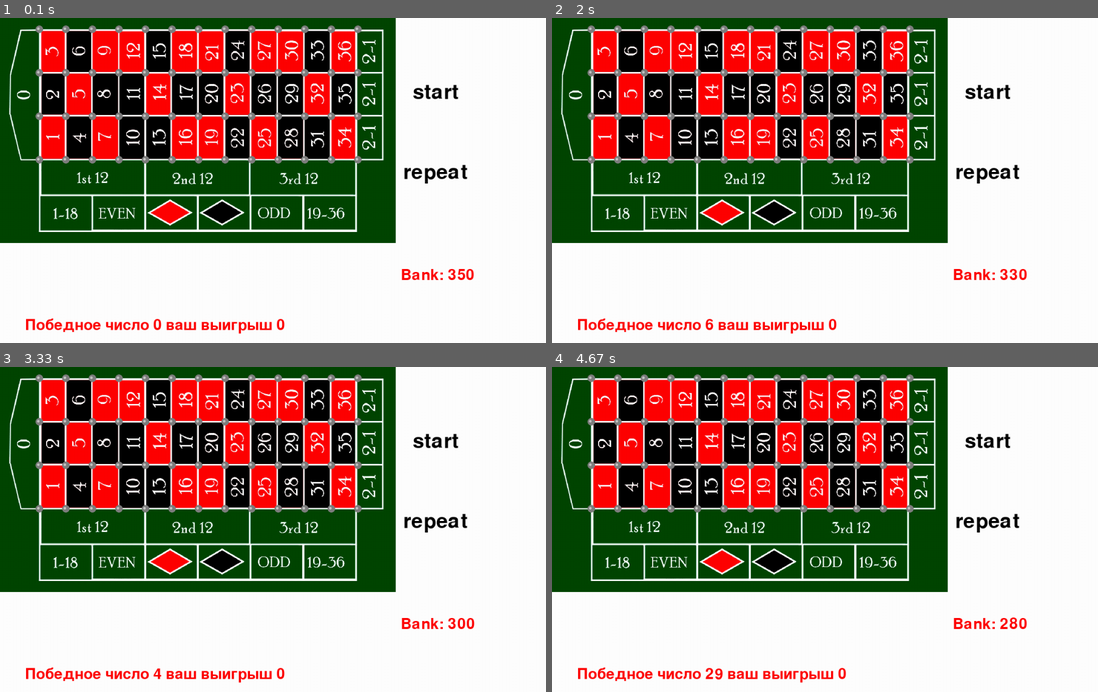
Above: before the commit, frames 1-4 (two rows, left to right).
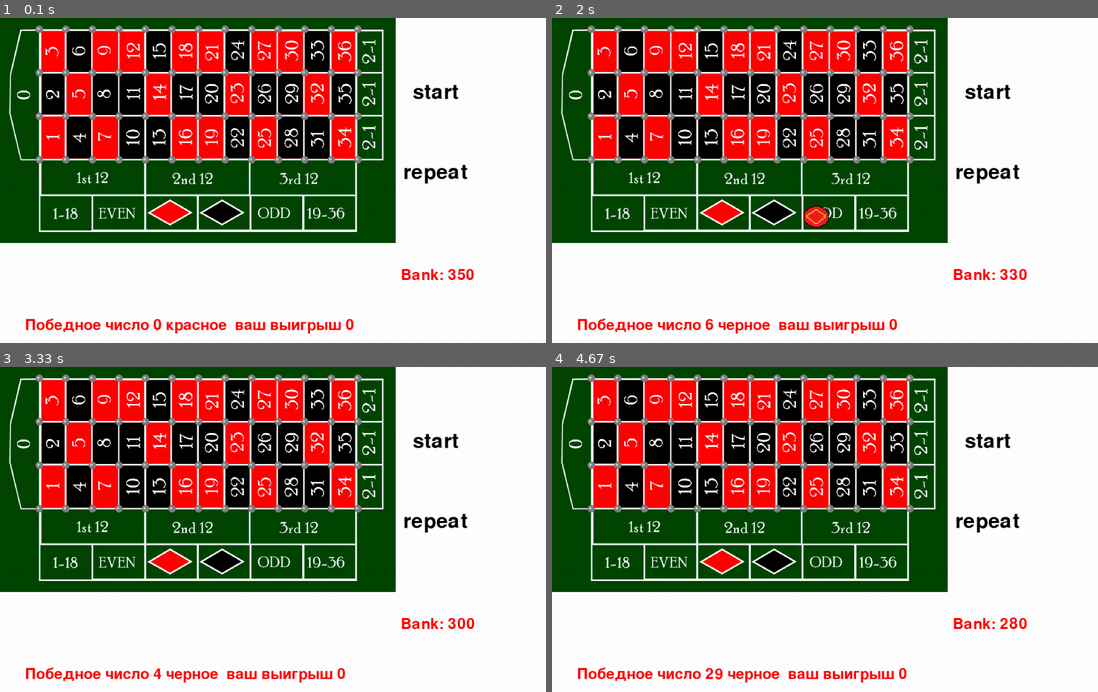
Above: after the commit, the same moments.

Repository: ALJooj/royal_roullete_qt6
Game: pygame game, started from pygame_script.py
Two runs of this game, one before a commit and one after it. Both use one fixed random seed, a clock stepped at 60 frames per second and the inputs below.
Inputs (mouse positions are in pixels of both pictures, inside the frame that each line leads up to):
- Up to frame 1 (0.1 s): no input
- Up to frame 2 (2 s): click "start" at 0.38 s; press the mouse at (617, 27) at 0.7 s; move the mouse to (622, 99) at 0.8 s; release the mouse at (628, 170) at 0.93 s; click (830, 216) at 1.05 s; click "start" at 1.38 s; press the mouse at (988, 174) at 1.7 s; move the mouse to (841, 183) at 1.8 s; release the mouse at (688, 193) at 1.93 s
- Up to frame 3 (3.33 s): press the mouse at (92, 376) at 2.03 s; move the mouse to (278, 490) at 2.13 s; release the mouse at (469, 604) at 2.27 s; press the mouse at (120, 376) at 2.37 s; move the mouse to (152, 399) at 2.47 s; release the mouse at (185, 425) at 2.6 s; press the mouse at (38, 376) at 2.7 s; move the mouse to (81, 503) at 2.8 s; release the mouse at (131, 630) at 2.93 s; press the mouse at (436, 441) at 3.03 s; move the mouse to (256, 542) at 3.13 s; release the mouse at (81, 643) at 3.27 s
- Up to frame 4 (4.67 s): press the mouse at (988, 441) at 3.37 s; move the mouse to (846, 536) at 3.47 s; release the mouse at (704, 630) at 3.6 s; press the mouse at (590, 376) at 3.7 s; move the mouse to (726, 409) at 3.8 s; release the mouse at (857, 441) at 3.93 s; press the mouse at (644, 376) at 4.03 s; move the mouse to (655, 399) at 4.13 s; release the mouse at (672, 422) at 4.27 s; press the mouse at (988, 441) at 4.37 s; move the mouse to (977, 539) at 4.47 s; release the mouse at (972, 640) at 4.6 s

The runs differ from the first frame. In frame 1, 0.6% of the frame differs, in the area x 30-65%, y 92-98%; in frame 2, 0.8%, in the area x 30-64%, y 57-98%; in frame 3, 0.6%; in frame 4, 0.6%.

Commit message:
added bet buttons bottom | fix repeat btn | add left bet btns

Diff:
--- a/classes_pygame.py
+++ b/classes_pygame.py
@@ -67,6 +67,7 @@
 class TileRect(pygame.sprite.Sprite):
     def __init__(self, x, y, number, color, size_tile=(53, 85), *sprites, condition=None):
         super().__init__(sprites)
+        self.is_even = number % 2 == 0
         self.number = number
         self.condition = condition
         self.value = 0
--- a/pygame_script.py
+++ b/pygame_script.py
@@ -35,7 +35,7 @@
 fon = pygame.transform.scale(load_image('start_fon.png'), (790, 450))
 grid_of_tiles = GridOfTiles((75, 26), brick_group, all_sprites)
 grid_of_dots = GridOfDots((71, 15), tiles_group, all_sprites)
-grid_of_bets = GridOfBets((75, 270), tiles_group, all_sprites)
+grid_of_bets = GridOfBets((75, 270), brick_group, all_sprites)
 
 screen.blit(grid_of_dots, (0, 0))
 screen.blit(grid_of_tiles, (0, 0))
@@ -50,6 +50,8 @@
 history_bets = []
 history_win_tiles = []
 history_win_bets = []
+
+blacks = [2, 4, 6, 8, 10, 11, 13, 15, 17, 20, 22, 24, 26, 28, 29, 31, 33, 35]
 
 
 def repeat_last_roll(bets, poses, screen, tiles, chips, wallet, bet_grid):
@@ -77,15 +79,54 @@
             last_bets.append(tile.value)
 
         # if tile.number in range(100, 109):
-
-        if tile.number == position:
-            # wallet += tile.value * 36
-            print("Победное число", position, "ваш выигрыш", tile.value * 36)
-            if tile.value > 0:
-                # for bets in bet_grid:
-                pass
-            print("Ваш банк", wallet)
-            win_val = tile.value
+        if tile.value > 0:
+            print('ti', tile.number)
+            # если совпал номер
+            if tile.number in range(0, 37) and position == tile.number:
+                win_val += tile.value * 36
+
+            # в первых 12 (1:3)
+            if tile.number in range(100, 103):
+                if position in range(1, 13) and tile.number == 100:
+                    win_val += tile.value * 3
+                if position in range(13, 25) and tile.number == 101:
+                    win_val += tile.value * 3
+                if position in range(25, 37) and tile.number == 102:
+                    win_val += tile.value * 3
+                # win_val += tile.value * 3
+
+            if tile.number in range(103, 109):
+                # 1-19
+                if tile.number == 103 and position in range(1, 19):
+                    win_val += tile.value * 2
+
+                if tile.number == 108 and position in range(19, 37):
+                    win_val += tile.value * 2
+
+                # odd or even
+                if tile.number == 104 and position % 2 == 0:
+                    win_val += tile.value * 2
+
+                if tile.number == 107 and position % 2 == 1:
+                    print(position, blacks)
+                    win_val += tile.value * 2
+
+                # red or black
+                if tile.number == 105 and position not in blacks:
+                    win_val += tile.value * 2
+
+                if tile.number == 106 and position in blacks:
+                    win_val += tile.value * 2
+
+            tile.value = 0
+            print('win val', win_val)
+
+        # if tile.number == position:
+        #     # wallet += tile.value * 36
+        #     print("Победное число", position, "ваш выигрыш", tile.value * 36)
+        #
+        #     print("Ваш банк", wallet)
+        #     win_val = tile.value
         tile.value = 0
 
     for c in chips:
@@ -125,7 +166,7 @@
             else:
                 print(a)
                 last_win_pos, last_win_bet, last_bet_poses, last_bets_of_poses = a
-                my_wallet += last_win_bet * 36
+                my_wallet += last_win_bet
                 history_bets.append(last_bets_of_poses)
                 history_tiles.append(last_bet_poses)
                 history_win_tiles.append(last_win_pos)
@@ -157,7 +198,8 @@
     font_1 = pygame.font.SysFont('castellar', 44)
     string_rendered = font_1.render('Bank: ' + str(my_wallet),
                                     1, pygame.Color('red'))
-    string_rendered_2 = font_1.render("Победное число " + str(last_win_pos) + " ваш выигрыш " + str(last_win_bet * 36),
+    string_rendered_2 = font_1.render("Победное число " + str(last_win_pos) + (' черное ' if last_win_pos in blacks else
+                                      ' красное ') + " ваш выигрыш " + str(last_win_bet),
                                     1, pygame.Color('red'))
 
 
Binary file changed: data/minds.png
Binary file added: data/minds2.png
